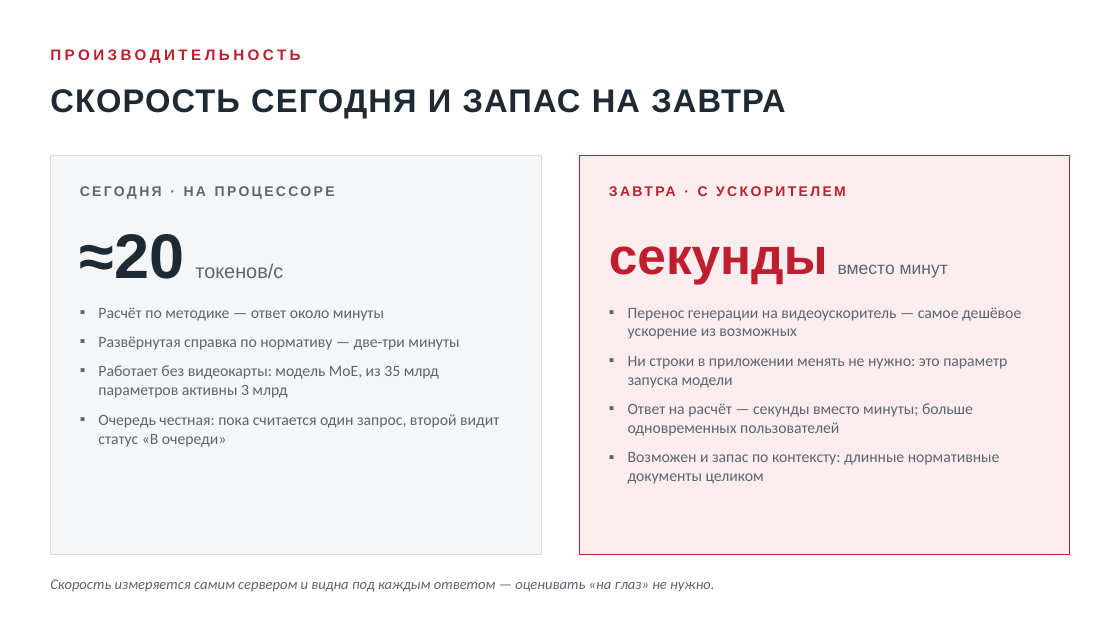
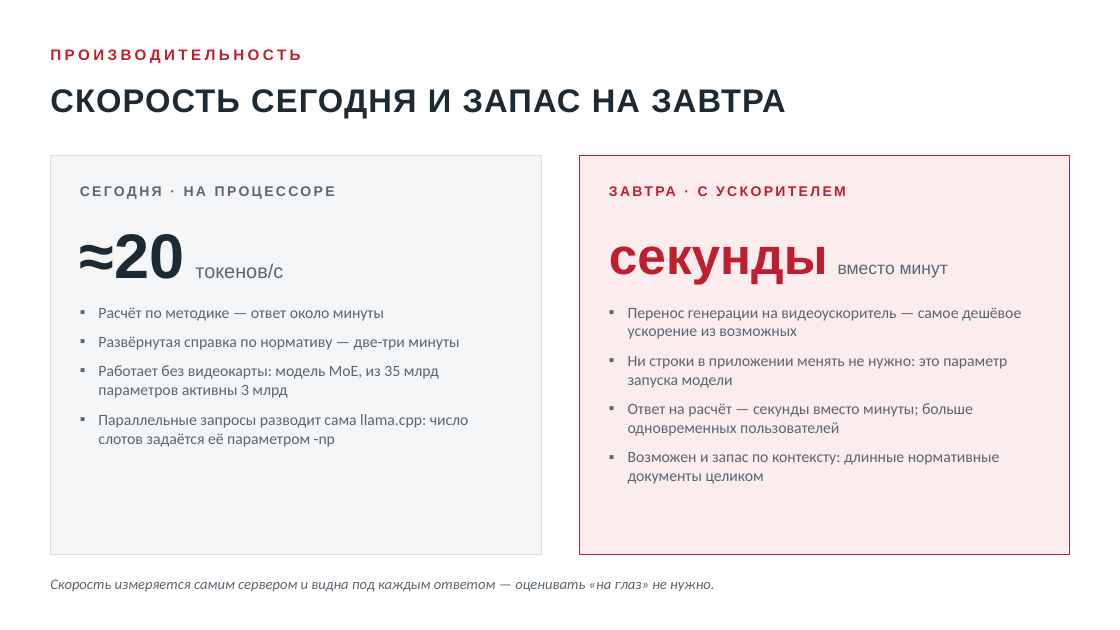
Before and after one commit to MaxBarulin/srv-ai_webUI, a slide deck: slide 10 of docs/presentation.pptx. Drawn at 1120x630 pixels with LibreOffice and Linux fonts; fonts in the diff are those of the drawing. Boxes give left, top, right and bottom in pixels: in the first picture for what was removed or moved away, otherwise in the second. Text is boxed around its words. In the diff, an @@ line names an element or a change of style, - is before the commit and + after.

```diff
--- a/docs/presentation.pptx
+++ b/docs/presentation.pptx
@@ text at (98, 414, 469, 447): text changed @@
-▪ Очередь честная: пока считается один запрос, второй видит статус «В очереди»
+▪ Параллельные запросы разводит сама llama.cpp: число слотов задаётся её параметром -np
```
Also in this commit, not shown: 10 other files.
